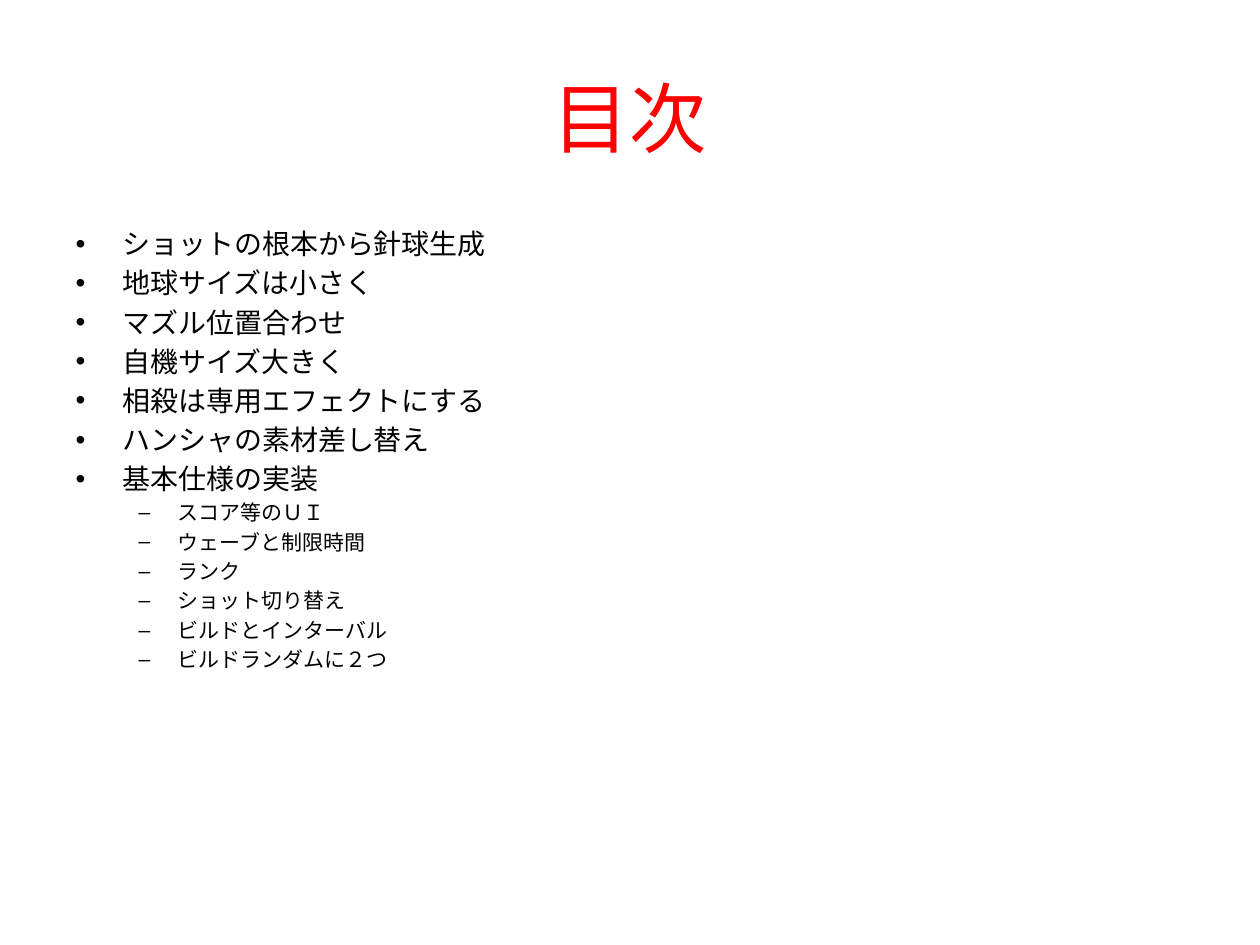
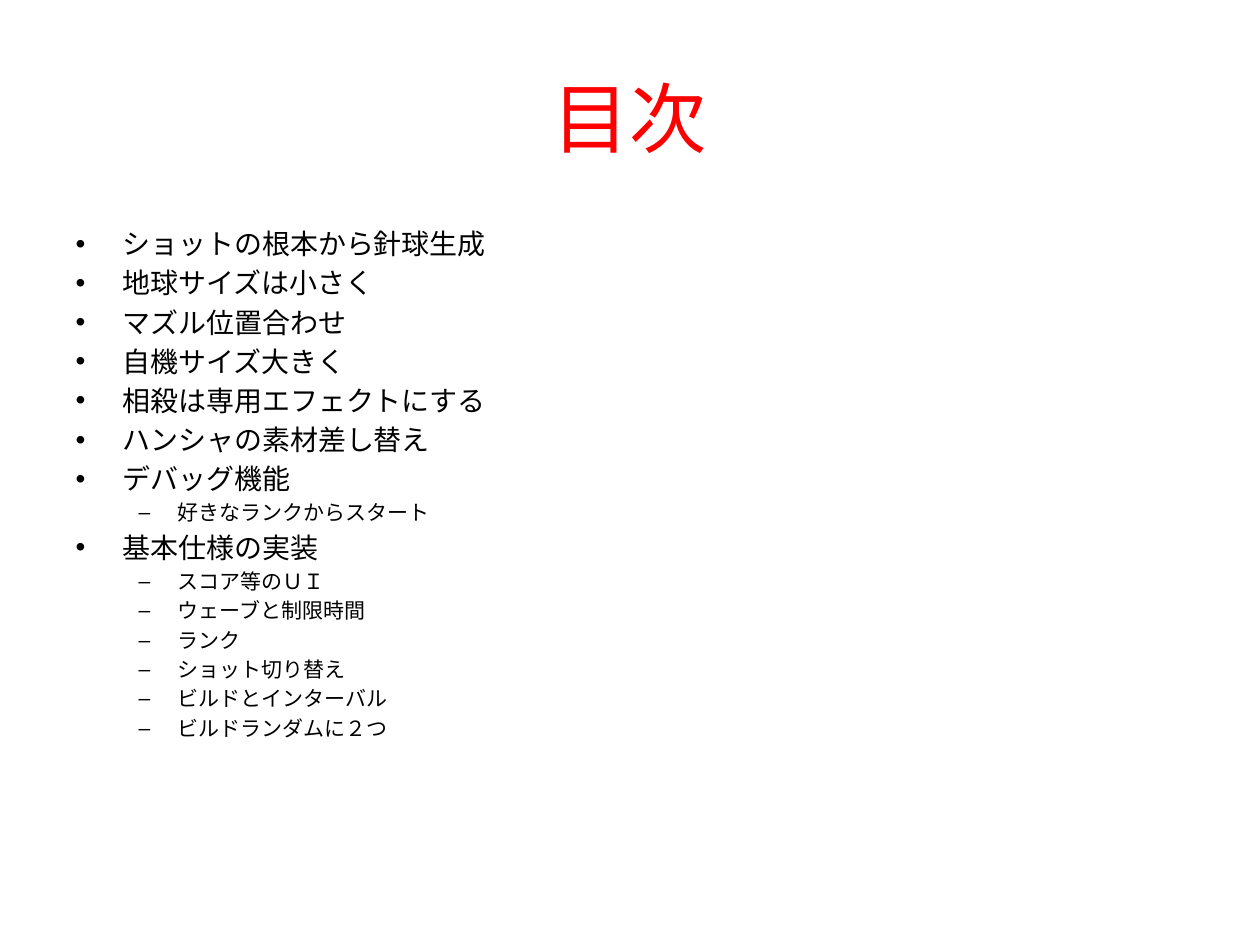
Before and after one commit to flash-kudo/shooting-01, a slide deck: slide 2 of project/資料/スマホ最適化縦STG_修正要望.pptx. Drawn at 1260x945 pixels with LibreOffice and Linux fonts; fonts in the diff are those of the drawing. Boxes give left, top, right and bottom in pixels: in the first picture for what was removed or moved away, otherwise in the second. Text is boxed around its words. In the diff, an @@ line names an element or a change of style, - is before the commit and + after.

Commit message:
デバッグ機能要望追記＿タイトル画像素材スケール調整

```diff
--- a/project/資料/スマホ最適化縦STG_修正要望.pptx
+++ b/project/資料/スマホ最適化縦STG_修正要望.pptx
@@ text at (123,465,430,522): paragraphs added @@
+• デバッグ機能
+  – 好きなランクからスタート
```
Also in this commit, not shown: 1 other slide changed, 1 slide added, 1 other file.
